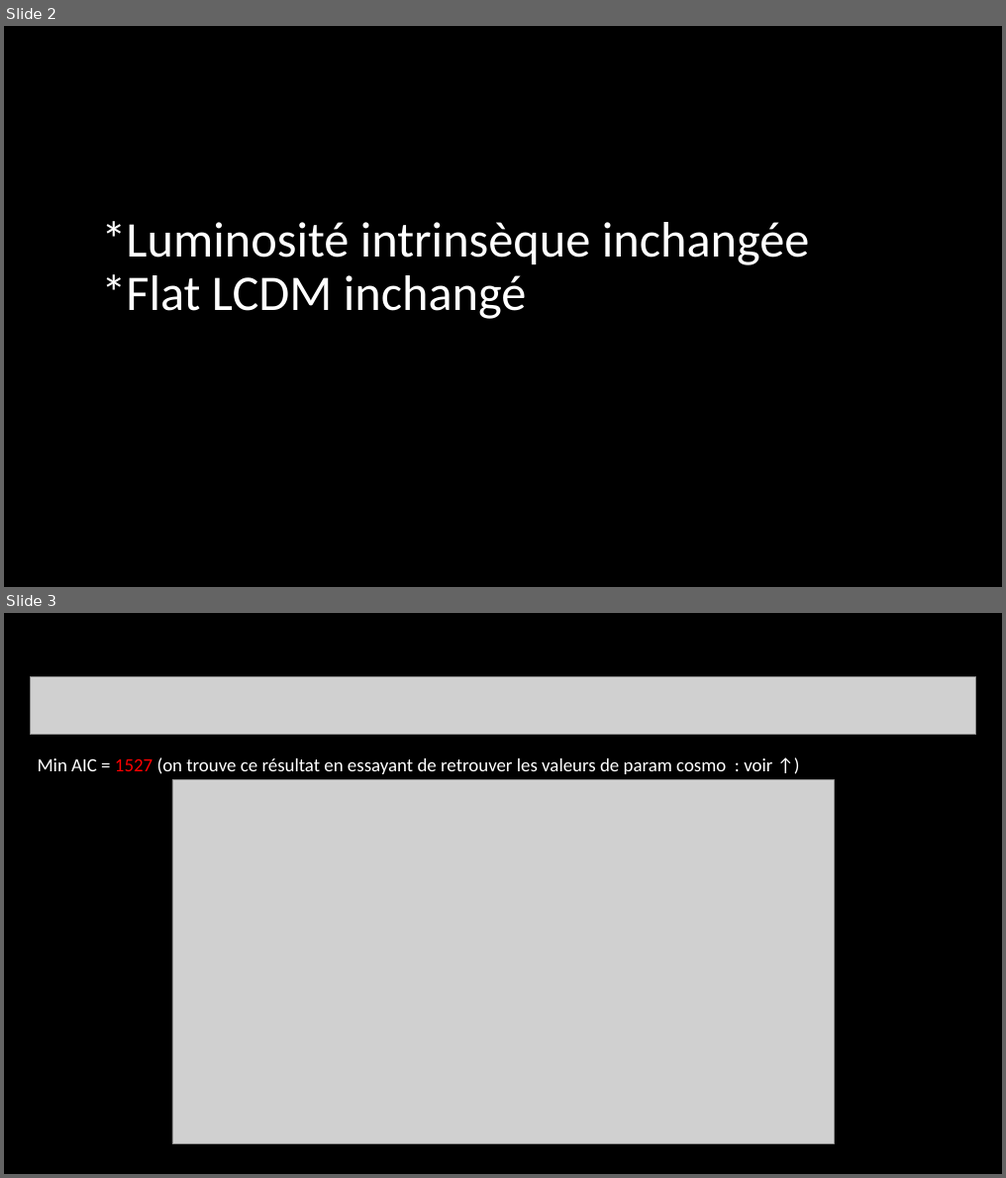
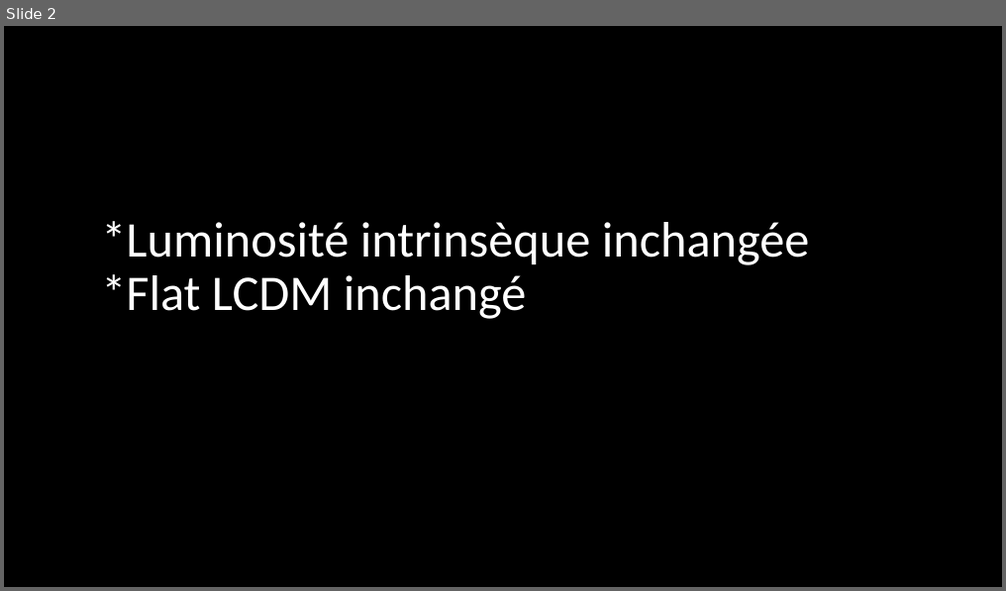
Before and after one commit to EmileD123/projet_recherche_DOSSO_Emile, a slide deck: 2-modèle G modifié/calibration/Récapitulatif chi2,HD,résidus.pptx. Shown one above the other, each under a label of ours: slides 2 and 3 before the commit, slide 2 after it. The pictures are 1006x1178 and 1006x591 pixels, drawn with LibreOffice and Linux fonts; fonts in the diff are those of the drawing; grey boxes stand for pictures. Boxes give left, top, right and bottom in pixels: in the first picture for what was removed or moved away, otherwise in the second. Text is boxed around its words. In the diff, an @@ line names an element or a change of style, - is before the commit and + after.

```diff
--- a/2-modèle G modifié/calibration/Récapitulatif chi2,HD,résidus.pptx
+++ b/2-modèle G modifié/calibration/Récapitulatif chi2,HD,résidus.pptx
@@ slide 3 removed at [4, 613, 1002, 1174], background #000000 @@
@@ picture removed at [30, 677, 976, 735] @@
@@ text removed at [38, 758, 772, 774] @@
-Min AIC = 1527 (on trouve ce résultat en essayant de retrouver les valeurs de param cosmo : voir ↑)
@@ picture removed at [172, 780, 835, 1145] @@
```
Also in this commit, not shown: 1 slide changed, 2 slides added, 11 other files.
